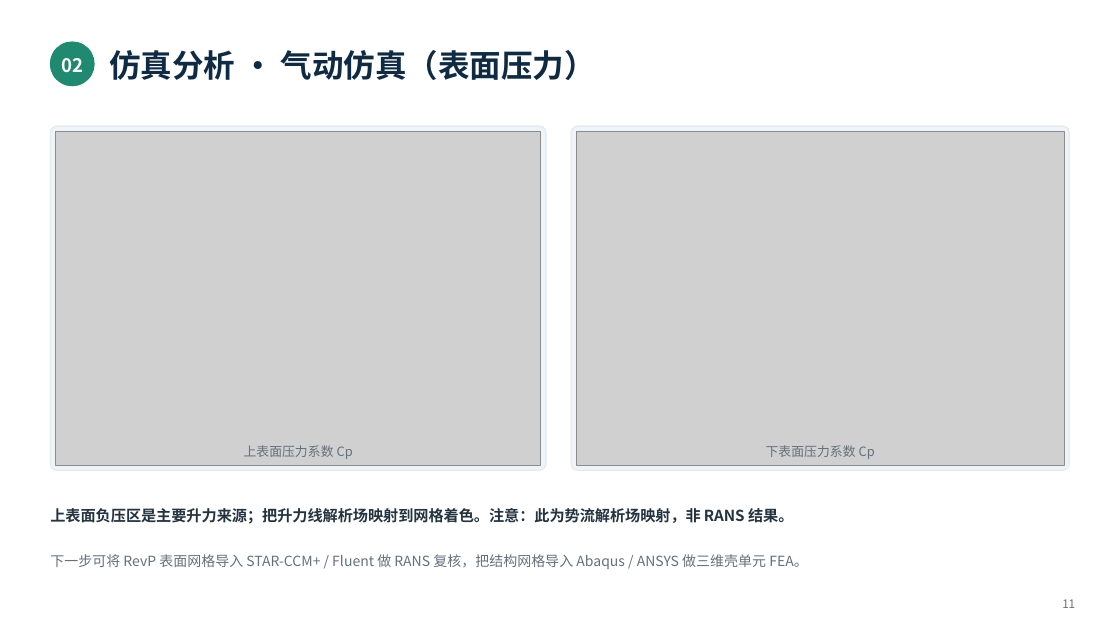
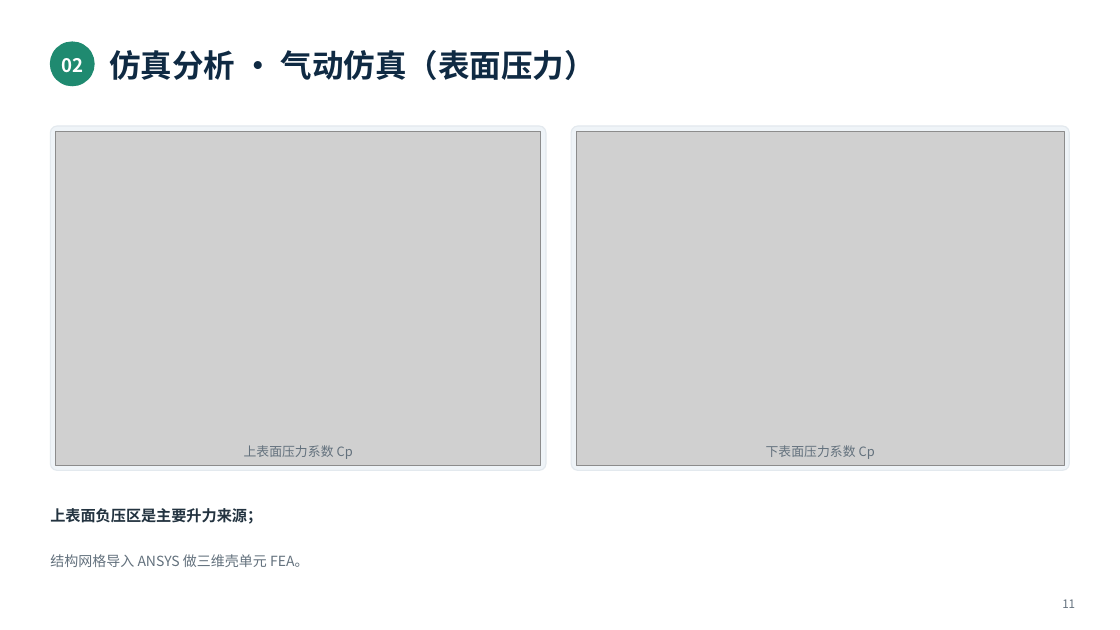
Before and after one commit to SunYifan-IrV/Aircraft_Structure_design, a slide deck: slide 11 of 05_Presentation/飞行器结构设计报告.pptx. Drawn at 1120x630 pixels with LibreOffice and Linux fonts; fonts in the diff are those of the drawing; grey boxes stand for pictures. Boxes give left, top, right and bottom in pixels: in the first picture for what was removed or moved away, otherwise in the second. Text is boxed around its words. In the diff, an @@ line names an element or a change of style, - is before the commit and + after.

```diff
--- a/05_Presentation/飞行器结构设计报告.pptx
+++ b/05_Presentation/飞行器结构设计报告.pptx
@@ text at (x1=50, y1=508, x2=262, y2=524): text changed @@
-上表面负压区是主要升力来源；把升力线解析场映射到网格着色。注意：此为势流解析场映射，非 RANS 结果。
+上表面负压区是主要升力来源；
@@ text at (x1=50, y1=554, x2=308, y2=567): text changed @@
-下一步可将 RevP 表面网格导入 STAR-CCM+ / Fluent 做 RANS 复核，把结构网格导入 Abaqus / ANSYS 做三维壳单元 FEA。
+结构网格导入 ANSYS 做三维壳单元 FEA。
```
Also in this commit, not shown: 3 other slides changed, 1 slide removed, 4 other files.
